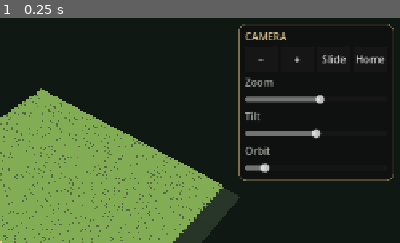
Above: before the commit, frame 1.
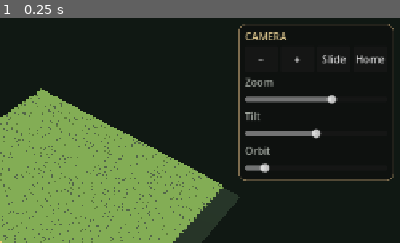
Above: after the commit, the same moment.

Repository: tpylman90-ctrl/MapbuilderhexmapSR
Game: Godot game, scene res://scenes/main.tscn
Two runs of this game, one before a commit and one after it. Both use one fixed random seed, a clock stepped at 60 frames per second and the inputs below.
Inputs:
- Up to frame 1 (0.25 s): no input
The pictures show only the part of the screen within x 50-100%, y 0-50%; the shares and areas given below are measured in that part.

The runs differ from the first frame. In frame 1, 0.2% of the frame differs, in the area x 78-85%, y 34-39%.

Commit message:
Allow closer camera zoom

Diff:
--- a/scripts/editor_controller.gd
+++ b/scripts/editor_controller.gd
@@ -234,7 +234,7 @@
 	zoom_label.text = "Zoom"
 	zoom_label.add_theme_color_override("font_color", Color("a7ada5"))
 	controls.add_child(zoom_label)
-	zoom_slider = _make_camera_slider(controls, 95.0, 360.0, camera_distance, _on_zoom_slider_changed)
+	zoom_slider = _make_camera_slider(controls, 32.0, 360.0, camera_distance, _on_zoom_slider_changed)
 	var tilt_label := Label.new()
 	tilt_label.text = "Tilt"
 	tilt_label.add_theme_color_override("font_color", Color("a7ada5"))
@@ -551,7 +551,7 @@
 	_update_readout()
 
 func _zoom_camera(factor: float) -> void:
-	camera_distance = clampf(camera_distance * factor, 95.0, 360.0)
+	camera_distance = clampf(camera_distance * factor, 32.0, 360.0)
 	_sync_camera_controls()
 	_apply_camera_pose()
 
